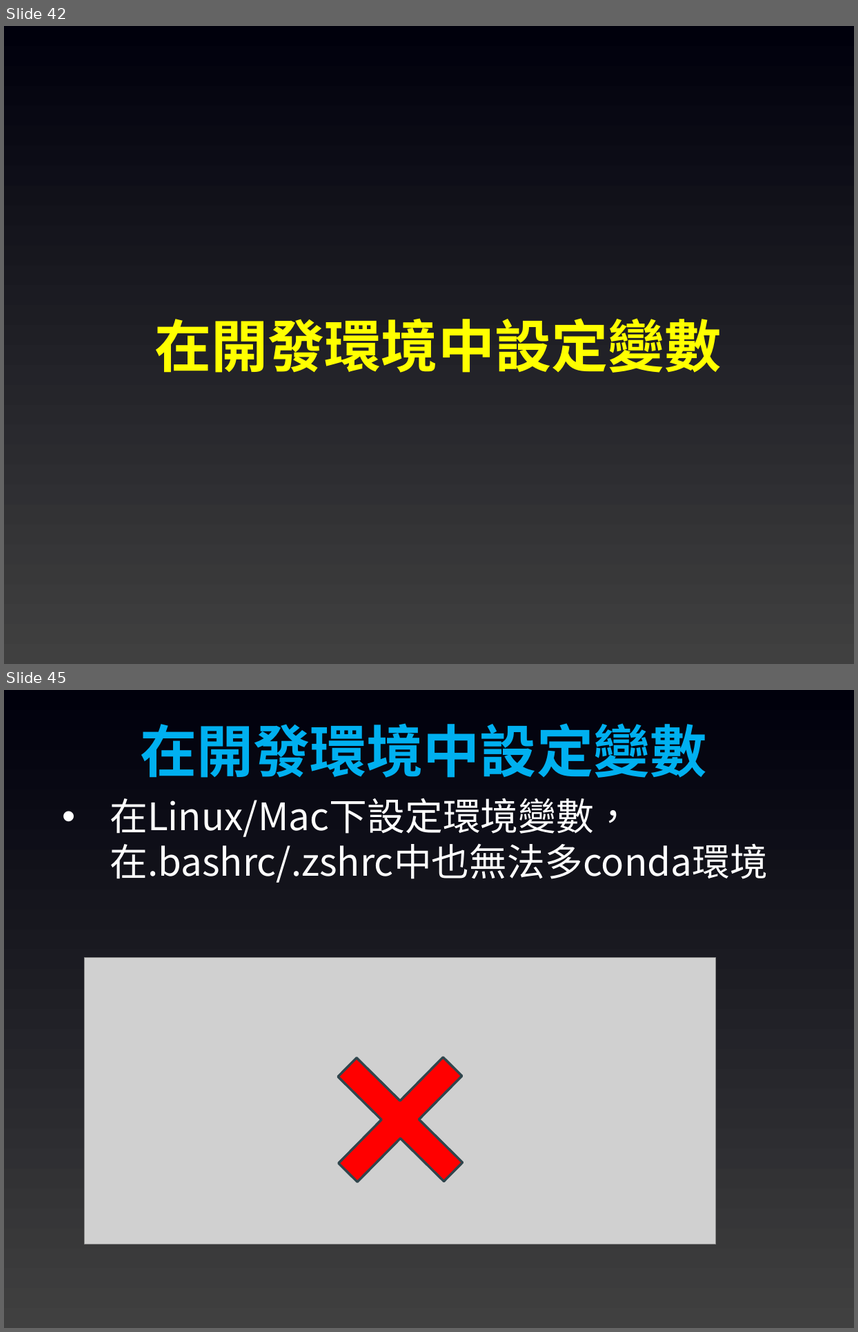
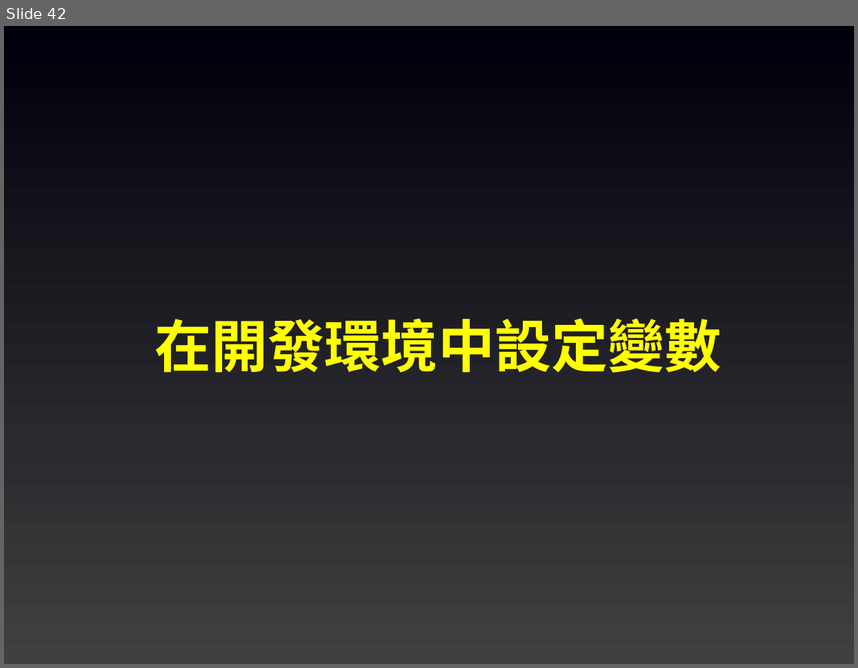
Before and after one commit to joshhu/mustlinebot2026, a slide deck: Slides/04. Ngrok說明.pptx. Shown one above the other, each under a label of ours: slides 42 and 45 before the commit, slide 42 after it; the slides between them are not shown. The pictures are 858x1332 and 858x668 pixels, drawn with LibreOffice and Linux fonts; fonts in the diff are those of the drawing; grey boxes stand for pictures. Boxes give left, top, right and bottom in pixels: in the first picture for what was removed or moved away, otherwise in the second. Text is boxed around its words. In the diff, an @@ line names an element or a change of style, - is before the commit and + after.

```diff
--- a/Slides/04. Ngrok說明.pptx
+++ b/Slides/04. Ngrok說明.pptx
@@ slide 45 removed at (4, 690, 854, 1328), background gradient #404040 to #00000C @@
@@ text removed at (140, 723, 706, 778) @@
-在開發環境中設定變數
@@ text removed at (110, 798, 768, 883) @@
-• 在Linux/Mac下設定環境變數，在.bashrc/.zshrc中也無法多conda環境
@@ picture removed at (85, 958, 716, 1243) @@
@@ plus removed at (295, 1014, 506, 1224) @@
```
Also in this commit, not shown: 4 slides changed, 15 other slides removed, 3 other files.
